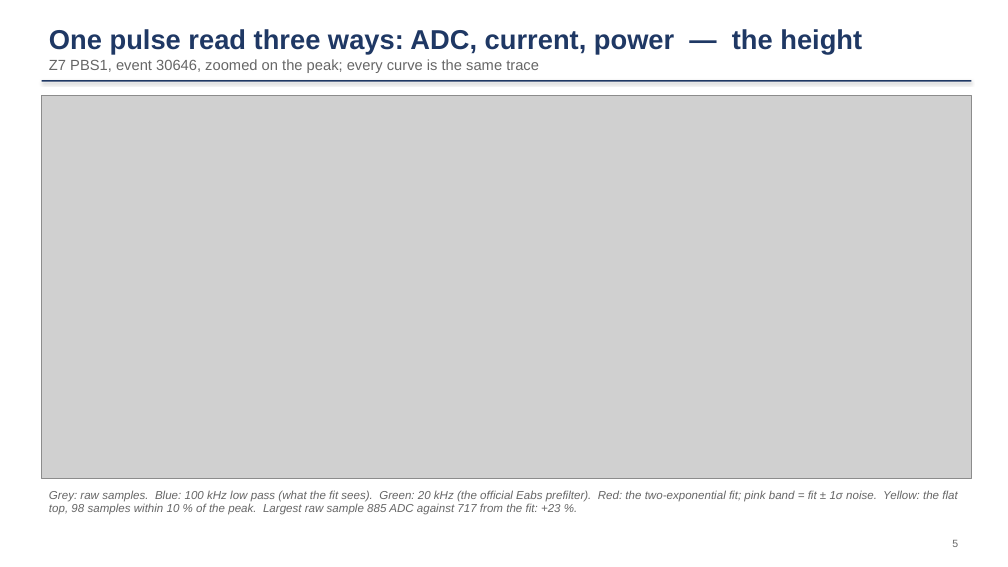
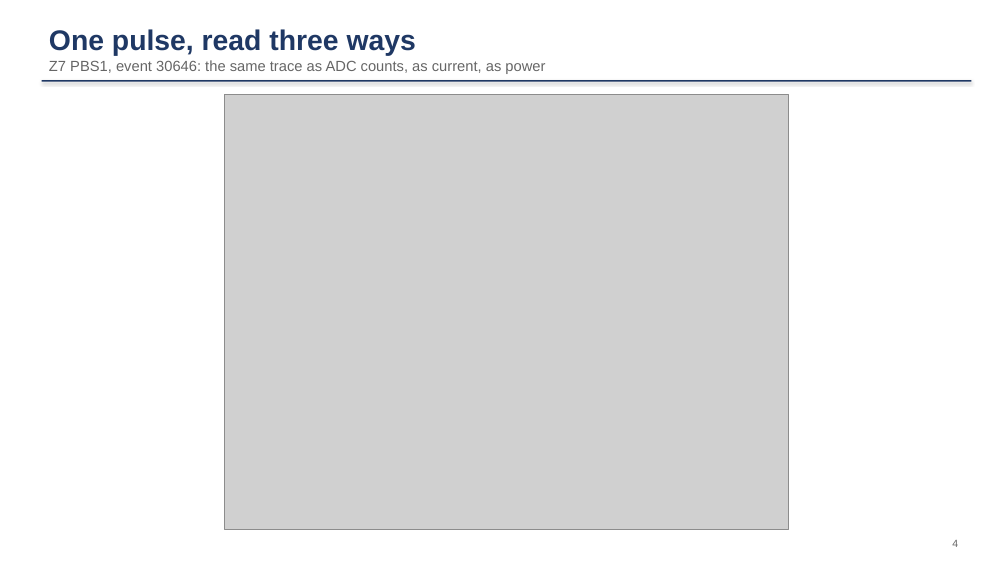
Before and after one commit to ZhihengLi0/urop, a slide deck: slide 4 of snolab/collection_efficiency/presentation/SNOLAB_R4_collection_efficiency_20260910.pptx (slide 5 before the commit). Drawn at 1008x567 pixels with LibreOffice and Linux fonts; fonts in the diff are those of the drawing; grey boxes stand for pictures. Boxes give left, top, right and bottom in pixels: in the first picture for what was removed or moved away, otherwise in the second. Text is boxed around its words. In the diff, an @@ line names an element or a change of style, - is before the commit and + after.

```diff
--- a/snolab/collection_efficiency/presentation/SNOLAB_R4_collection_efficiency_20260910.pptx
+++ b/snolab/collection_efficiency/presentation/SNOLAB_R4_collection_efficiency_20260910.pptx
@@ text at (49, 29, 545, 74): text changed @@
-One pulse read three ways: ADC, current, power — the height
-Z7 PBS1, event 30646, zoomed on the peak; every curve is the same trace
+One pulse, read three ways
+Z7 PBS1, event 30646: the same trace as ADC counts, as current, as power
@@ picture: place and size @@
-picture at (42, 96, 972, 479)
+picture at (225, 95, 789, 529)
@@ text removed at (49, 490, 957, 515) @@
-Grey: raw samples. Blue: 100 kHz low pass (what the fit sees). Green: 20 kHz (the official Eabs prefilter). Red: the two-exponential fit; pink band = fit ± 1σ noise. Yellow: the flat top, 98 samples within 10 % of the peak. Largest raw sample 885 ADC against 717 from the fit: +23 %.
@@ text at (952, 540, 958, 547): text changed @@
-5
+4
```
Also in this commit, not shown: 14 other slides changed, 2 slides added, 7 slides removed, 5 other files.
